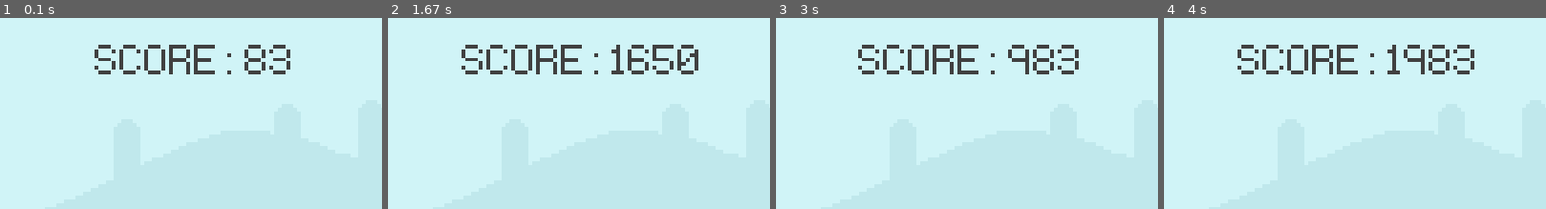
Above: before the commit, frames 1-4 (left to right).
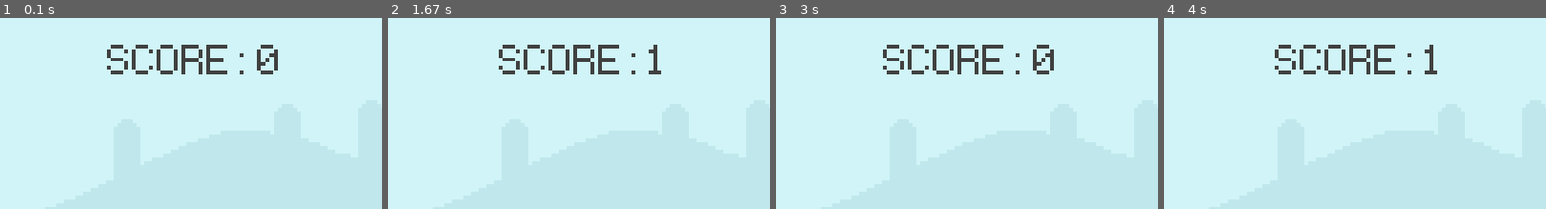
Above: after the commit, the same moments.

Repository: srkzz/Simple-PyGame
Game: pygame game, started from main.py
Same seed, same stepped clock (60 frames per second), same inputs: the game is played once before the commit and once after it.
Inputs (mouse positions are % of the whole screen's width and height, from its top left):
- Up to frame 1 (0.1 s): no input
- Up to frame 2 (1.67 s): press the mouse at (10, 64) at 0.37 s; move the mouse to (28, 44) at 0.47 s; release the mouse at (46, 23) at 0.6 s; press the mouse at (10, 64) at 1.2 s; move the mouse to (20, 49) at 1.3 s; release the mouse at (29, 34) at 1.43 s
- Up to frame 3 (3 s): tap Space at 2, 2.33, 2.73 s
- Up to frame 4 (4 s): tap Space at 3.03, 3.57, 3.87 s
The pictures show only the part of the screen within x 25-75%, y 0-50%; the shares and areas given below are measured in that part.

The runs differ from the first frame. In frame 1, 3.9% of the frame differs, in the area x 24-76%, y 14-30%; in frame 2, 4.3%, in the area x 19-82%, y 14-30%; in frame 3, 2.1%; in frame 4, 4.2%.

Commit message:
2º Commit - jogo basico de python com pygame para usar as bases de python, desenvolver mais conhecimentos e aprofundar a logistica de pensamento
com score a funcionar

Diff:
--- a/main.py
+++ b/main.py
@@ -3,7 +3,7 @@
 
 
 def display_score():
-    current_time = pygame.time.get_ticks() - tempo_inicio
+    current_time = int(pygame.time.get_ticks() / 1000) - tempo_inicio
     score_surf = test_font.render(f'SCORE: {current_time}', False, (64, 64, 64))
     score_rect = score_surf.get_rect(center=(400, 50))
     screen.blit(score_surf, score_rect)
@@ -48,7 +48,7 @@
         else:
             if event.type == pygame.KEYDOWN and event.key == pygame.K_SPACE:
                 game_active = True
-                tempo_inicio = pygame.time.get_ticks()
+                tempo_inicio = int(pygame.time.get_ticks() / 1000)
 
         # if event.type == pygame.MOUSEMOTION:
         #   print(event.pos) , outra função para mouse tracking
@@ -89,5 +89,6 @@
         screen.blit(restart_surf, restart_rect)
         if snail_rect.colliderect(player_rect): snail_rect.left = 800
 
+
     pygame.display.update()
     clock.tick(60)
